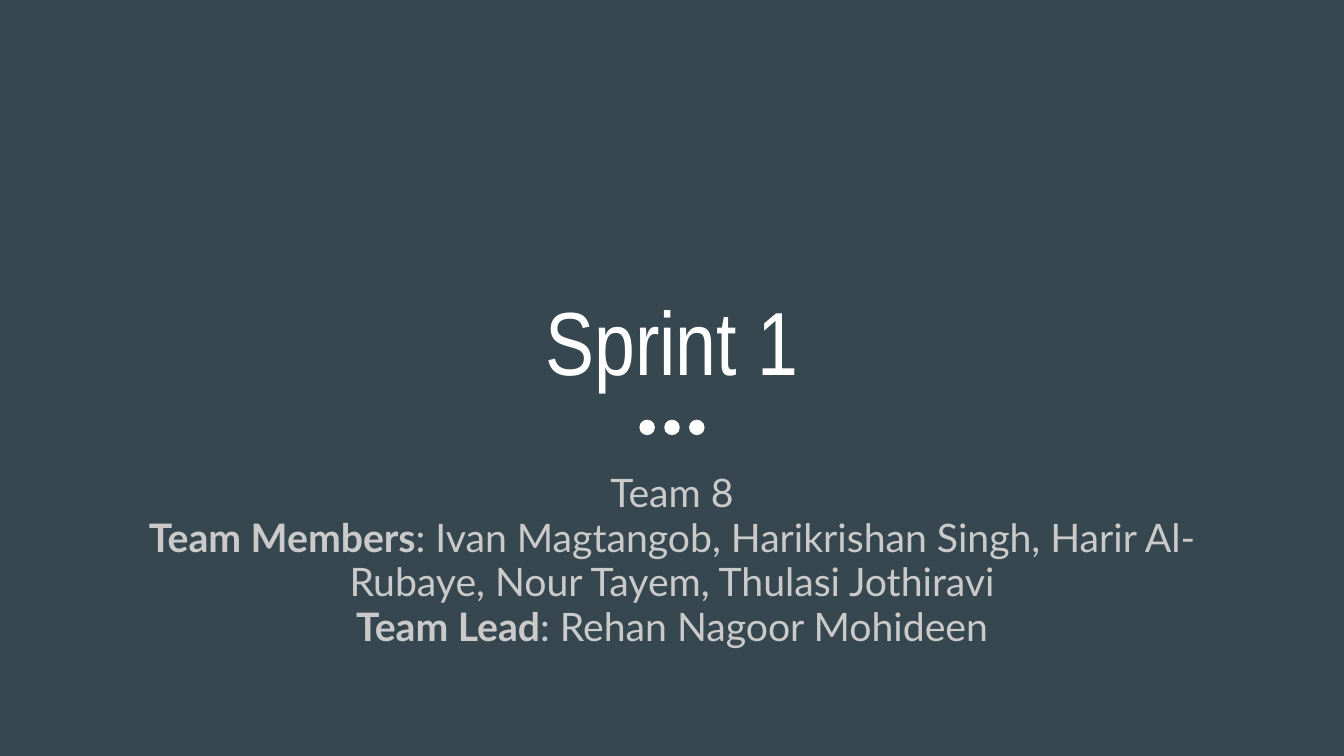
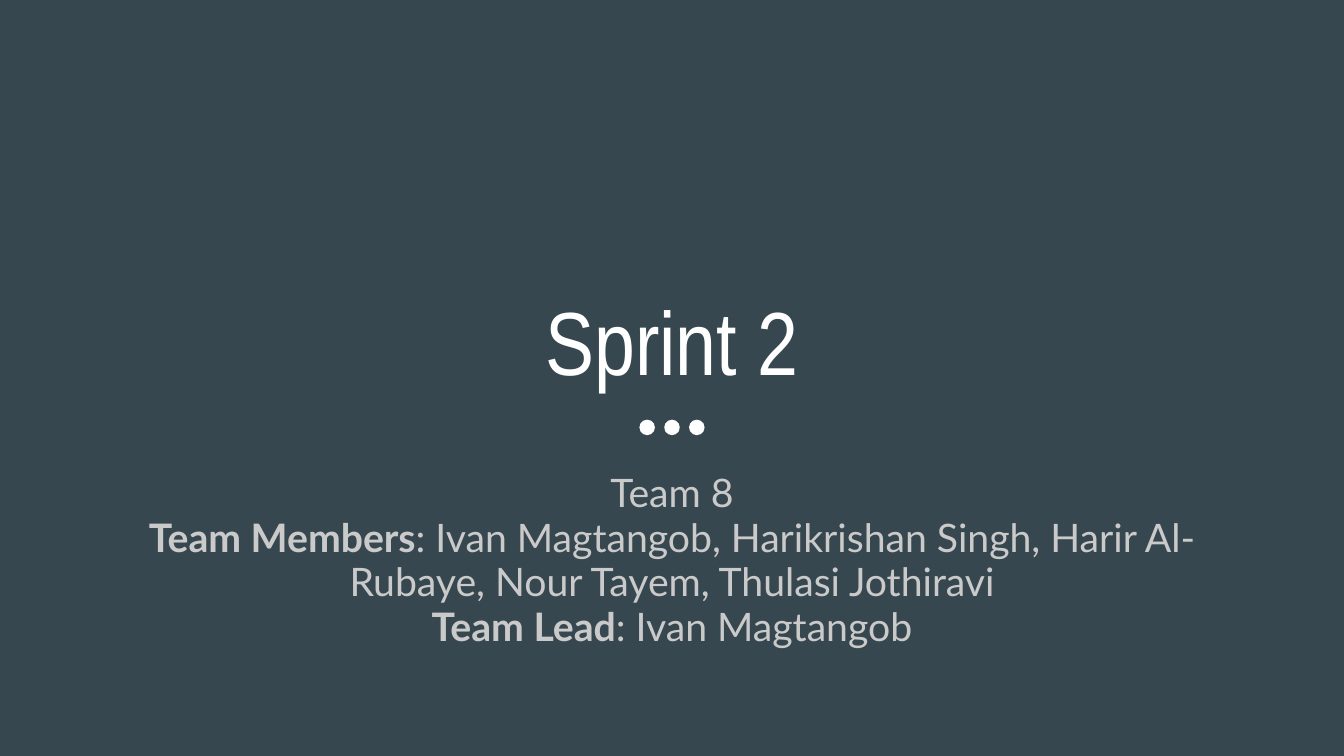
Before and after one commit to rehan-code/Game-Library-Web-App, a slide deck: slide 1 of CIS4250_Retrospective.pptx. Drawn at 1344x756 pixels with LibreOffice and Linux fonts; fonts in the diff are those of the drawing. Boxes give left, top, right and bottom in pixels: in the first picture for what was removed or moved away, otherwise in the second. Text is boxed around its words. In the diff, an @@ line names an element or a change of style, - is before the commit and + after.

```diff
--- a/CIS4250_Retrospective.pptx
+++ b/CIS4250_Retrospective.pptx
@@ title at (545,310,799,391): text changed @@
-Sprint 1
+Sprint 2
@@ subtitle at (432,612,912,648): text changed @@
-Team Lead: Rehan Nagoor Mohideen
+Team Lead: Ivan Magtangob
```
Also in this commit, not shown: 10 other slides changed, 1 slide added, 1 slide removed.
